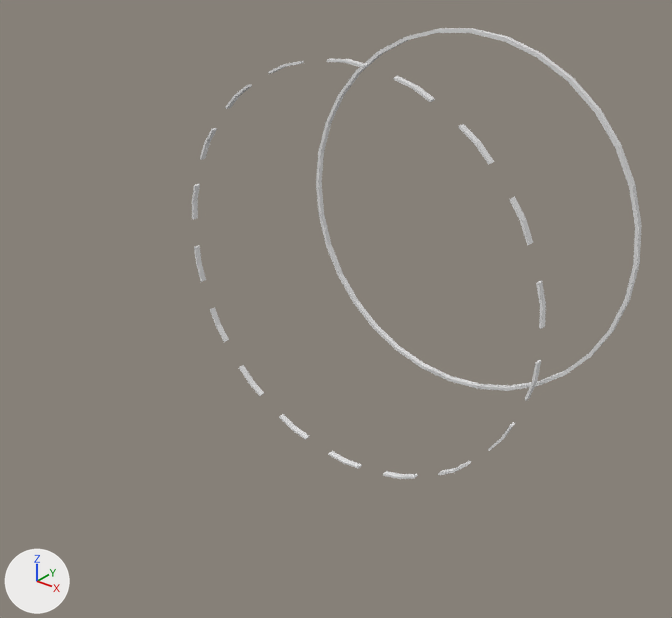
What one commit did to the Blender file Assets/Models/GizmosAssets.blend.
Both versions are drawn from a camera (50 mm lens) standing at (2.44, -4.13, 1.78) and looking at (0.0, -1.07, -0.12). Lighting does not change. The marker at lower left points along +X, +Y and +Z.

The first picture shows 'Ring_AA', 'Ring_Aggro'.
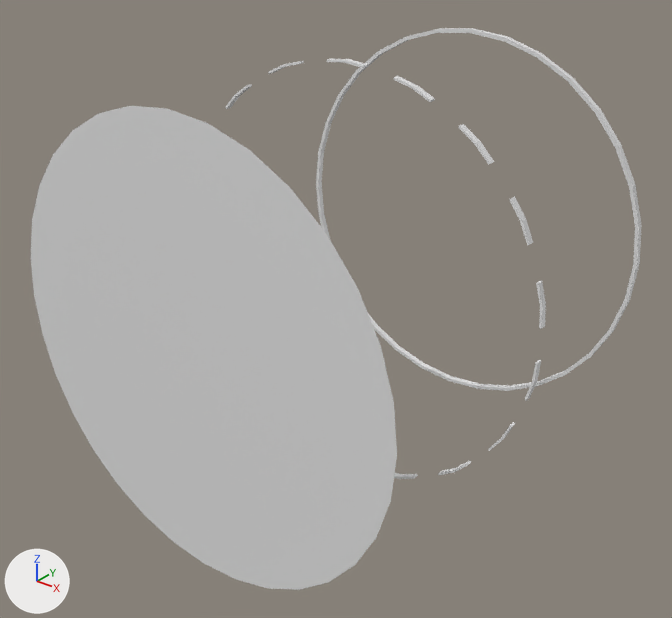
Where the change shows, as pixel boxes [x1, y1, x2, y2] in the pictures (672 x 618 px):
'ZoneCapa', added
    after: [31, 106, 397, 590]

Diff of the bpy script that builds the scene:
```diff
--- a/Assets/Models/GizmosAssets.blend.py
+++ b/Assets/Models/GizmosAssets.blend.py
@@ me_circle @@
+me_circle.from_pydata(...)  # 33 vertices, 32 faces; spans x -1.0..1.0, y 0.0, z -1.0..1.0
@@ ob_zonecapa @@
+ob_zonecapa = bpy.data.objects.new('ZoneCapa', me_circle)
+ob_zonecapa.location = (0.0, -2.0, 0.0)
```
